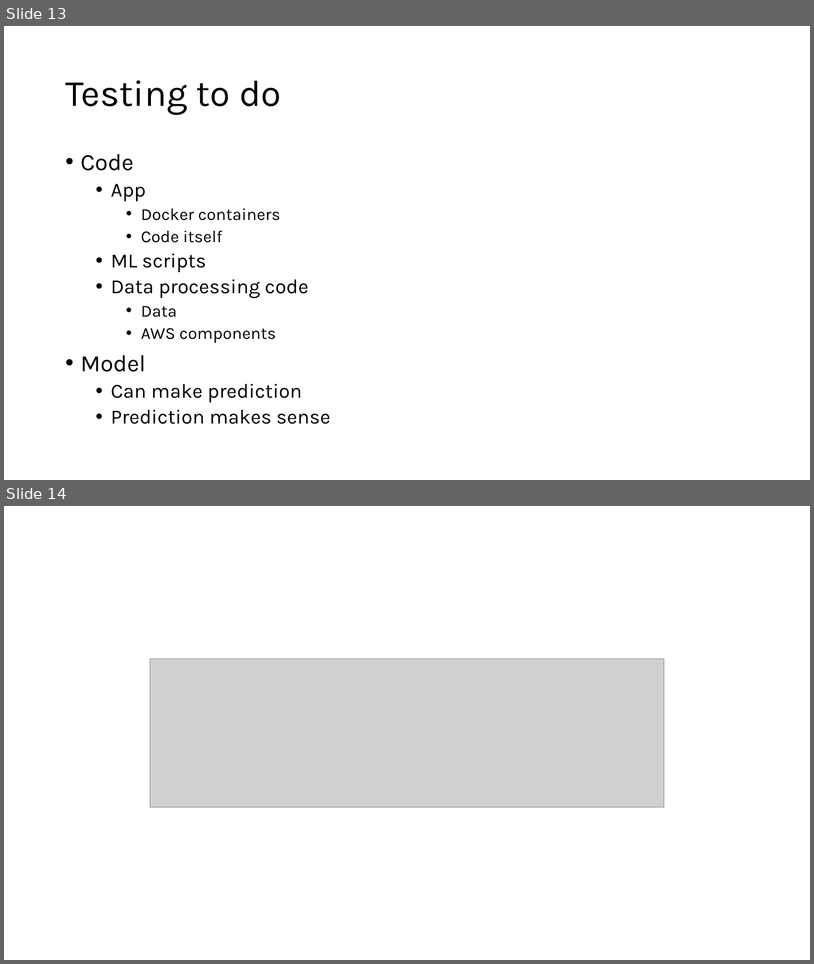
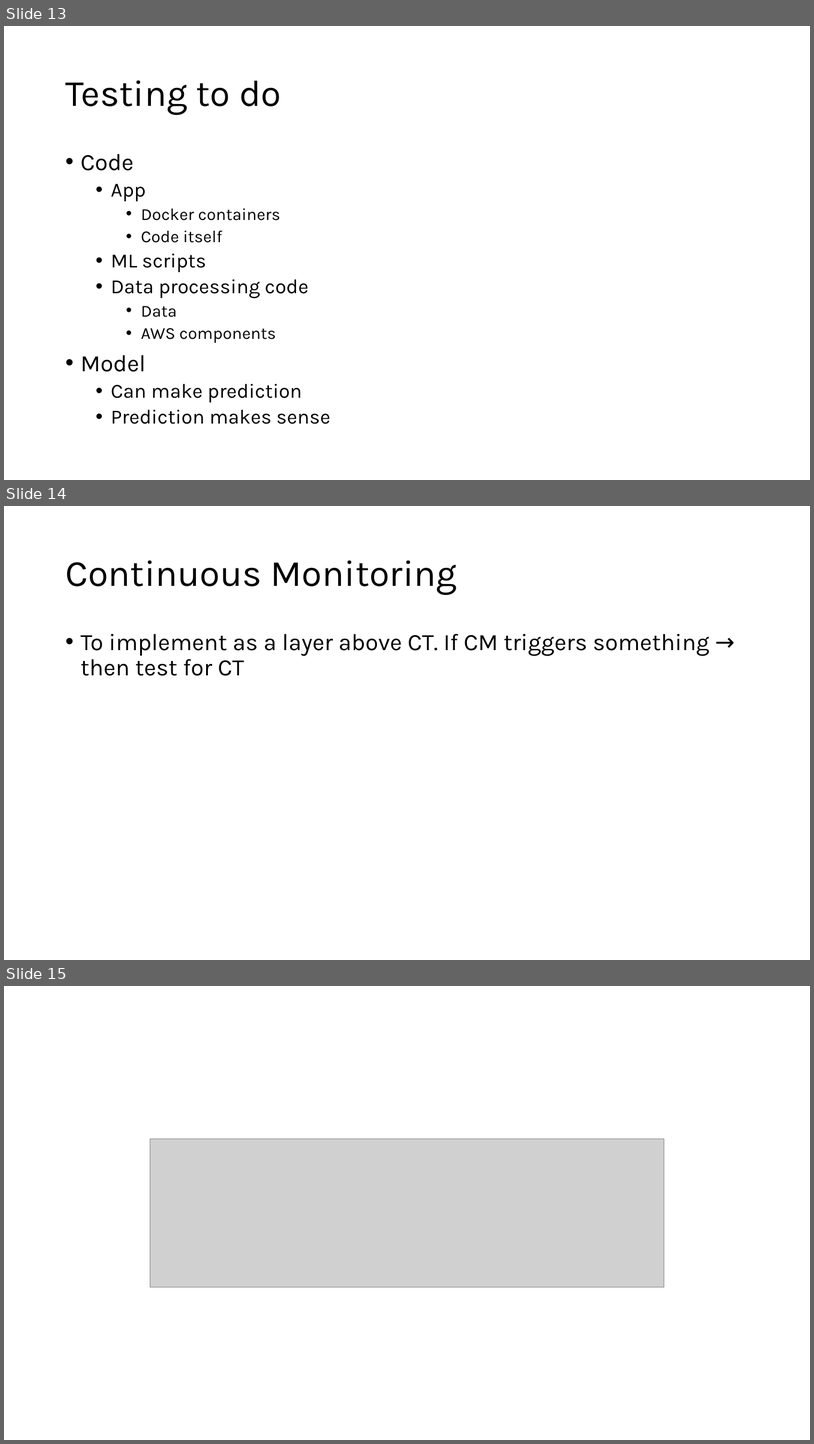
Before and after one commit to ziyu-toh/hdb-resale-prediction, a slide deck: docs/Architecture Overview.pptx. Shown one above the other, each under a label of ours: slides 13 and 14 before the commit, slides 13, 14 and 15 after it. The pictures are 814x964 and 814x1444 pixels, drawn with LibreOffice and Linux fonts; fonts in the diff are those of the drawing; grey boxes stand for pictures. Boxes give left, top, right and bottom in pixels: in the first picture for what was removed or moved away, otherwise in the second. Text is boxed around its words. In the diff, an @@ line names an element or a change of style, - is before the commit and + after.

```diff
--- a/docs/Architecture Overview.pptx
+++ b/docs/Architecture Overview.pptx
@@ slide 14 added at [4, 506, 810, 960], background #FFFFFF @@
@@ title added at [65, 560, 458, 595], 44 pt, text #000000 @@
+Continuous Monitoring
@@ text added at [81, 634, 710, 676], 28 pt, text #000000 @@
+• To implement as a layer above CT. If CM triggers something → then test for CT
@@ what was slide 14 is now slide 15 @@
```
Also in this commit, not shown: 7 other files.
